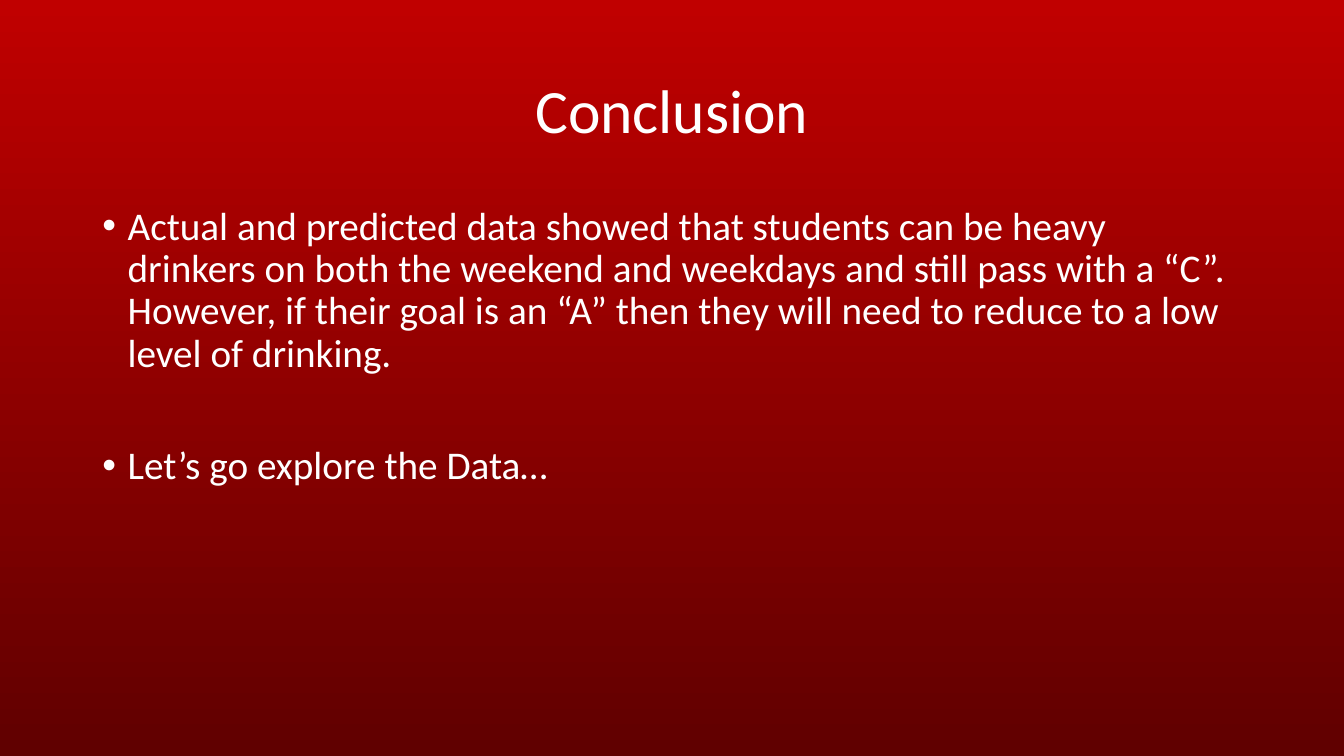
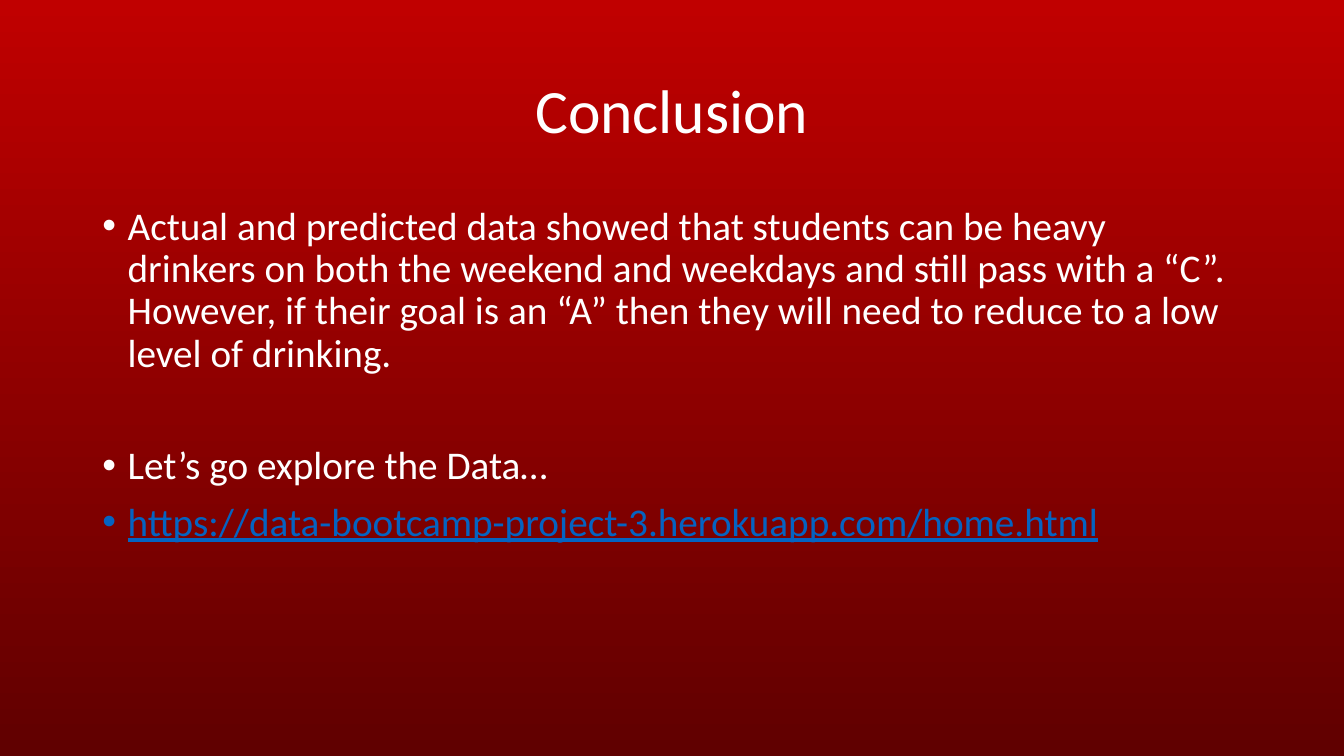
Before and after one commit to mschleiffarth/project3, a slide deck: slide 5 of Project 3.pptx. Drawn at 1344x756 pixels with LibreOffice and Linux fonts; fonts in the diff are those of the drawing. Boxes give left, top, right and bottom in pixels: in the first picture for what was removed or moved away, otherwise in the second. Text is boxed around its words. In the diff, an @@ line names an element or a change of style, - is before the commit and + after.

Commit message:
added heroku mention in the slides

```diff
--- a/Project 3.pptx
+++ b/Project 3.pptx
@@ text at (128, 508, 1098, 543): paragraph added @@
+• https://data-bootcamp-project-3.herokuapp.com/home.html
```
Also in this commit, not shown: 1 other slide changed.
